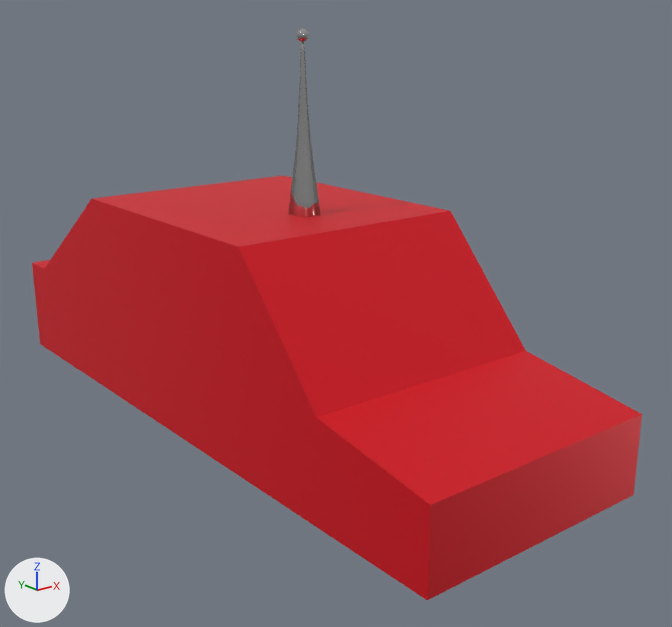
The glTF model the-host/assets/gltf/car/car.glb, before and after one commit.
Both versions are drawn from a 50 mm lens placed at (-0.802, -1.186, 0.446), pointed at (0.052, -0.119, 0.02). Every picture has the same lights, and +X, +Y and +Z are marked at lower left. Vertices at the same position are counted once.

Before the edit, the objects in view are built like this:
```python
me_cube_001 = bpy.data.meshes.new('Cube.001')
me_cube_001.from_pydata(...)  # 24 vertices, 44 faces; spans x -0.187..0.187, y -0.574..0.493, z -0.145..0.178
me_cube_001.materials.append(mat_material_001)  # red #e71425
me_cube_002 = bpy.data.meshes.new('Cube.002')
me_cube_002.from_pydata(...)  # 44 vertices, 84 faces; spans x -0.016..0.016, y -0.128..-0.092, z 0.184..0.434
me_cube_002.materials.append(mat_metal_wire)  # light grey #c0c0c0
me_cylinder = bpy.data.meshes.new('Cylinder')
me_cylinder.from_pydata(...)  # a 32-sided cylinder along x spanning x 0.142..0.198, y -0.417..-0.246, z -0.212..-0.041; a 32-sided cylinder along x spanning x 0.142..0.198, y 0.15..0.321, z -0.212..-0.041
me_cylinder.materials.append(mat_tire)  # black #000000
ob_cube = bpy.data.objects.new('Cube', me_cube_001)
ob_cube.location = (0.0, 0.0, 0.0)
ob_cube_001 = bpy.data.objects.new('Cube.001', me_cube_002)
ob_cube_001.location = (0.0, 0.0, -0.011)
ob_cylinder = bpy.data.objects.new('Cylinder', me_cylinder)
ob_cylinder.location = (0.0, 0.0, 0.0)
```
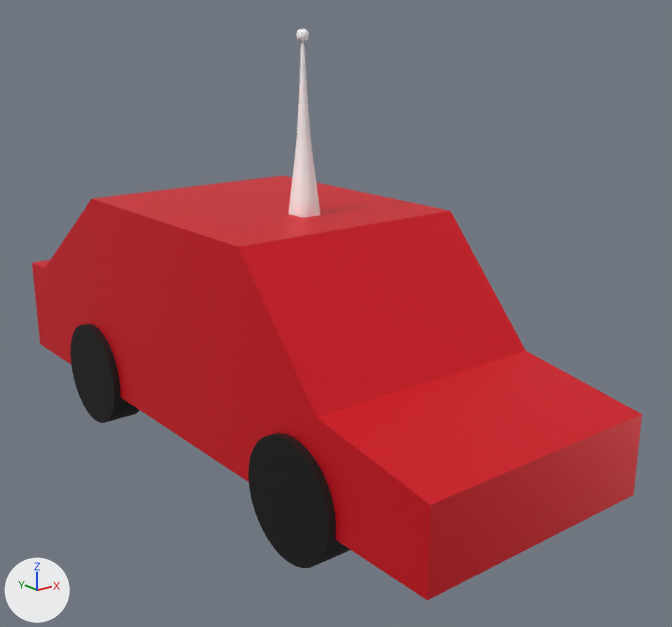
Pixel boxes [x1, y1, x2, y2] of what changed, in the pictures (672 x 627 px):
'Cylinder', reshaped (not visible before): after [70, 324, 350, 568]
'Cube.001', recoloured (grey to white): [288, 42, 320, 218] in both
part 1 of me_cylinder, added (black): after [248, 433, 350, 568]
part 2 of me_cylinder, added (black): after [70, 324, 140, 423]

Edits to the bpy script that builds the scene:
```text
Add mat_antenna:
    mat_antenna = principled_material('antenna')
    mat_antenna.base_color = (1.0, 1.0, 1.0)  # white #ffffff
    mat_antenna.metallic = 1.0
    mat_antenna.roughness = 1.0
Change me_cylinder:
    where me_cylinder.from_pydata(...)  # 128 vertices, 248 faces; spans x 0.142..0.198, y -0.417..0.321, z -0.212..-0.041
    used by ob_cylinder; location = (0.0, 0.0, 0.0)
    me_cylinder part 1: a new loose piece, a 32-sided cylinder along x spanning x -0.198..-0.142, y -0.417..-0.246, z -0.212..-0.041, in mat_tire (black #000000)
    me_cylinder part 2: a new loose piece, a 32-sided cylinder along x spanning x -0.198..-0.142, y 0.15..0.321, z -0.212..-0.041, in mat_tire (black #000000)
Change me_cube_002:
    where me_cube_002.from_pydata(...)  # 44 vertices, 84 faces; spans x -0.016..0.016, y -0.128..-0.092, z 0.184..0.434
    remove me_cube_002.materials.append(mat_metal_wire)  # light grey #c0c0c0
    add me_cube_002.materials.append(mat_antenna)  # white #ffffff
```
